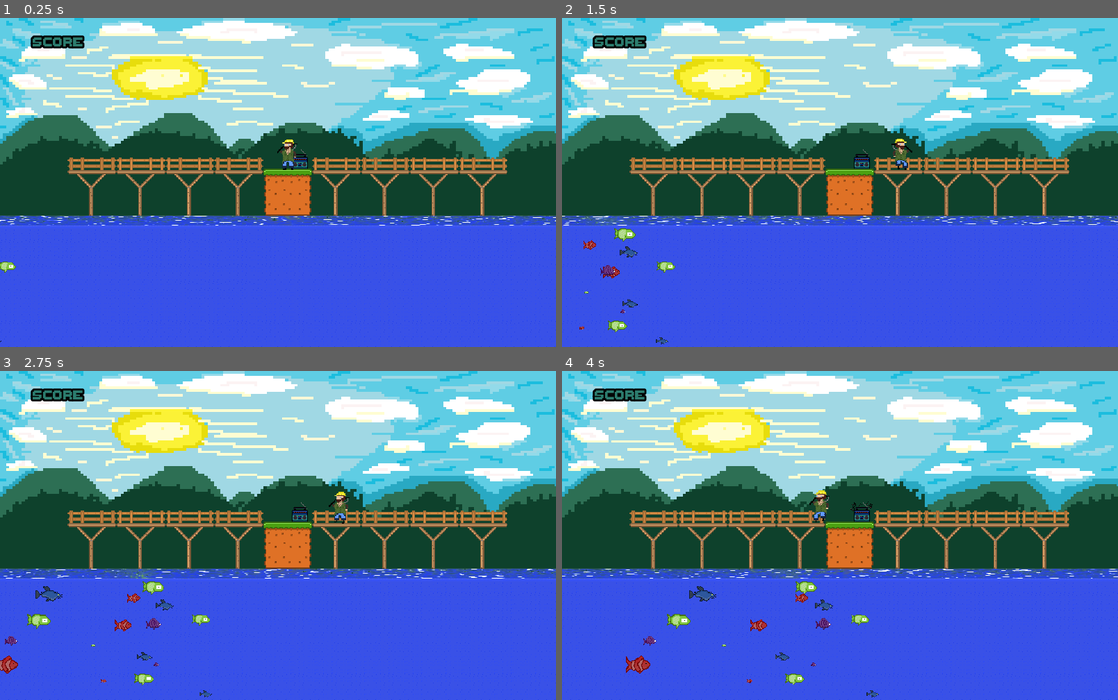
Above: before the commit, frames 1-4 (two rows, left to right).
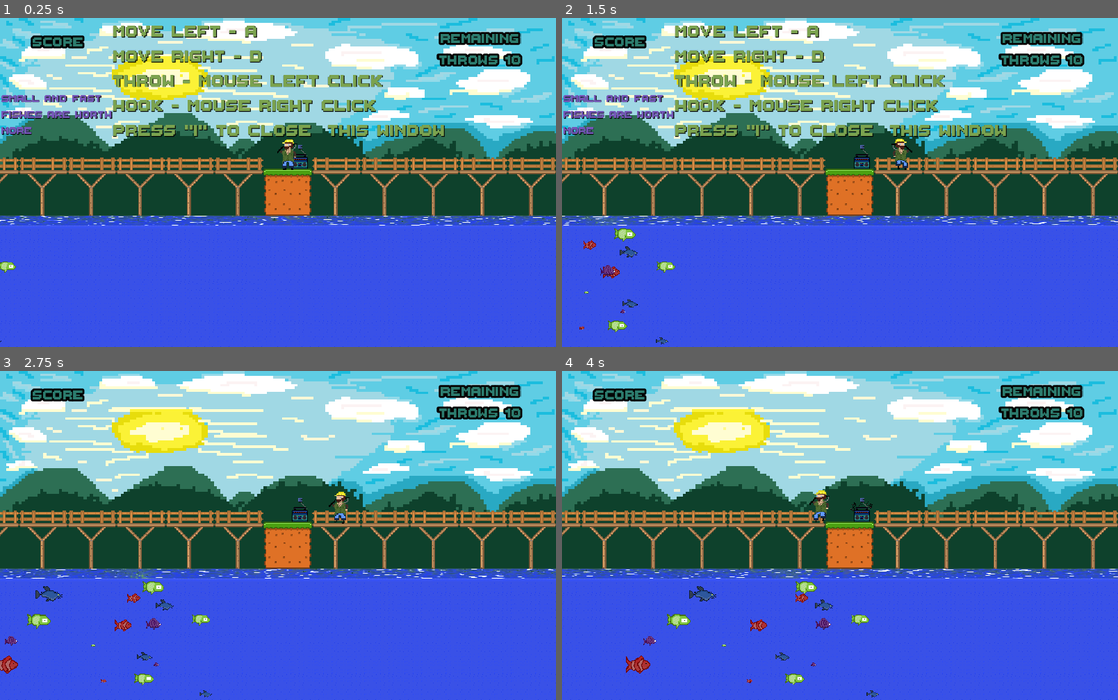
Above: after the commit, the same moments.

Repository: zys37/PixelGameJamAqua
Game: Godot game, scene res://background.tscn
Same seed, same stepped clock (60 frames per second), same inputs: the game is played once before the commit and once after it.
Inputs (mouse positions are in pixels of both pictures, inside the frame that each line leads up to):
- Up to frame 1 (0.25 s): no input
- Up to frame 2 (1.5 s): tap P at 0.5, 1.25 s; move the mouse to (812, 248) at 0.52 s; hold D (move_right) from 0.53 s (still down); right-click (812, 248) at 0.6 s; tap Enter (ui_accept) at 0.77 s; click (812, 248) at 0.8 s; move the mouse to (1006, 231) at 1.27 s; click (1006, 231) at 1.35 s
- Up to frame 3 (2.75 s): tap Enter (ui_accept) at 1.52 s; tap I (info, bound only after the commit) at 1.55, 2.1 s; move the mouse to (111, 486) at 2.02 s; release D (move_right) at 2.03 s; hold A (move_left) from 2.03 s (still down); right-click (111, 486) at 2.3 s
- Up to frame 4 (4 s): keep holding A (move_left); move the mouse to (867, 535) at 2.77 s; right-click (867, 535) at 2.85 s; tap Enter (ui_accept) at 3.02, 3.77 s; click (867, 535) at 3.05 s; move the mouse to (756, 453) at 3.52 s; hold E (interact) from 3.53 s (still down); tap I (info, bound only after the commit) at 3.8 s

The runs differ from the first frame. In frame 1, 8.0% of the frame differs, in the area x 0-100%, y 2-61%; in frame 2, 8.0%; in frame 3, 2.2%; in frame 4, 2.2%.

Commit message:
Time's Over
The game jam has come to an end

Diff:
--- /dev/null
+++ b/ENDING.gd
@@ -0,0 +1,13 @@
+extends Control
+@onready var text = $text
+# Called when the node enters the scene tree for the first time.
+func _ready():
+	text.text = "CONGRATULATIONS! YOU'VE EARNED TOTAL OF " + str(global.score) + " POINTS"
+
+
+func _on_restart_pressed():
+	get_tree().change_scene_to_file("res://background.tscn")
+
+
+func _on_quit_pressed():
+	get_tree().quit()
--- a/GameManager.gd
+++ b/GameManager.gd
@@ -1,8 +1,17 @@
 extends Node2D
-var score = 0
+var throws_remaining = 12
 @onready var fish = $Fish
 @onready var score_label = $Label
+@onready var throws = $"throws remaining"
+@onready var info = $"game info"
 func add_points(price):
-	score+=int(price)
+	global.score+=int(price)
 	score_label.text = "SCORE "  \
-	+ str(score)
+	+ str(global.score)
+func delete_throws():
+	throws_remaining-=1
+	throws.text = "REMAINING THROWS "  \
+	+ str(throws_remaining-1)
+func _process(delta):
+	if throws_remaining==0:
+		get_tree().change_scene_to_file("res://ending_screen.tscn")
--- a/Player.gd
+++ b/Player.gd
@@ -9,6 +9,7 @@
 var gravity = ProjectSettings.get_setting("physics/2d/default_gravity")
 @onready var animation_tree: AnimationTree = $AnimationTree
 var direction = Vector2.ZERO
+@onready var game_manager = %GameManager
 #hook properties
 var hook_initial_pos = Vector2.ZERO
 var hook_throw_distance = 100
@@ -21,8 +22,11 @@
 	animation_tree.active = true
 	hook_initial_pos=$hooktexture.position.y
 	target_pos.y+=185
+	game_manager.delete_throws()
 func _process(delta):
 	update_animation()
+	if Input.is_action_just_pressed("info"):
+		game_manager.info.visible = false
 func _physics_process(delta):
 	#hook
 	# Check if the hook reached the bottom
@@ -75,6 +79,7 @@
 		animation_tree["parameters/conditions/hook"] = false
 		animation_tree["parameters/conditions/throw"] = true
 		$Timer.start()
+		game_manager.delete_throws()
 	if(Input.is_action_just_pressed("hook")):
 		$HookInvisible.start()
 		animation_tree["parameters/conditions/throw"] = false
--- a/background.tscn
+++ b/background.tscn
@@ -14,6 +14,7 @@
 [ext_resource type="PackedScene" uid="uid://5qly8gswfrs6" path="res://fish_purple.tscn" id="9_ywhtw"]
 [ext_resource type="PackedScene" uid="uid://bfjrl1uwodo42" path="res://fish_red.tscn" id="10_nmuhu"]
 [ext_resource type="PackedScene" uid="uid://c106nkijxyvu1" path="res://radio.tscn" id="10_yjmm7"]
+[ext_resource type="AudioStream" uid="uid://dca05ndl5llyx" path="res://music/woda.mp3" id="11_cf1gv"]
 
 [sub_resource type="TileSetAtlasSource" id="TileSetAtlasSource_18rs0"]
 texture = ExtResource("2_3xmho")
@@ -173,6 +174,12 @@
 [sub_resource type="TileSet" id="TileSet_4x7k8"]
 sources/1 = SubResource("TileSetAtlasSource_u7xxh")
 
+[sub_resource type="LabelSettings" id="LabelSettings_mbxl6"]
+font_size = 40
+font_color = Color(0.172549, 0.486275, 0.431373, 1)
+outline_size = 15
+outline_color = Color(0.0196078, 0.00784314, 0, 1)
+
 [sub_resource type="LabelSettings" id="LabelSettings_eaq7b"]
 font_size = 40
 font_color = Color(0.172549, 0.486275, 0.431373, 1)
@@ -227,7 +234,7 @@
 scale = Vector2(2, 2)
 tile_set = SubResource("TileSet_e2m3e")
 format = 2
-layer_0/tile_data = PackedInt32Array(1966115, 327680, 8, 196 …(1395 unchanged characters)… , 1769496, 589824, 5, 1835032, 589824, 6)
+layer_0/tile_data = PackedInt32Array(1966115, 327680, 8, 196 …(1395 unchanged characters)… , 1769496, 589824, 5, 1835032, 589824, 6, 1769491, 458752, 5, 1835027, 458752, 6, 1769492, 524288, 5, 1835028, 524288, 6, 1900564, 524288, 7, 1966100, 524288, 8, 1769493, 589824, 5, 1835029, 589824, 6, 1769488, 524288, 8, 1835024, 458752, 6, 1769489, 524288, 5, 1835025, 524288, 6, 1900561, 524288, 7, 1966097, 524288, 8, 1769490, 589824, 5, 1835026, 589824, 6, 1769521, 458752, 5, 1835057, 458752, 6, 1769522, 524288, 5, 1835058, 524288, 6, 1900594, 524288, 7, 1966130, 524288, 8, 1769523, 589824, 5, 1835059, 589824, 6, 1769524, 524288, 8, 1835060, 458752, 6, 1769525, 524288, 5, 1835061, 524288, 6, 1900597, 524288, 7, 1966133, 524288, 8, 1769526, 589824, 5, 1835062, 589824, 6, 1703988, 524288, 8, 1638452, 524288, 8, 1572916, 524288, 8, 1703953, 524288, 8, 1638417, 524288, 8, 1572881, 524288, 8)
 
 [node name="TileMapWater" type="TileMap" parent="."]
 position = Vector2(-1, -75)
@@ -239,6 +246,46 @@
 unique_name_in_owner = true
 script = ExtResource("1_x1og8")
 
+[node name="game info" type="Label" parent="GameManager"]
+offset_left = 222.0
+offset_top = 4.0
+offset_right = 877.0
+offset_bottom = 251.0
+theme_override_colors/font_color = Color(0.482353, 0.639216, 0.309804, 1)
+theme_override_colors/font_shadow_color = Color(0, 0, 0, 1)
+theme_override_fonts/font = ExtResource("3_316qi")
+theme_override_font_sizes/font_size = 50
+text = "MOVE LEFT - A
+MOVE RIGHT - D
+THROW - mouse left click
+HOOK - mouse right click
+PRESS \"I\" TO CLOSE  THIS WINDOW"
+
+[node name="SCORE INFO" type="Label" parent="GameManager/game info"]
+layout_mode = 0
+offset_left = -219.0
+offset_top = 141.0
+offset_right = -2.0
+offset_bottom = 231.0
+theme_override_colors/font_color = Color(0.458824, 0.341176, 0.72549, 1)
+theme_override_colors/font_shadow_color = Color(0, 0, 0, 1)
+theme_override_colors/font_outline_color = Color(0, 0, 0, 1)
+theme_override_fonts/font = ExtResource("3_316qi")
+theme_override_font_sizes/font_size = 30
+text = "SMALL AND FAST
+FISHES ARE WORTH
+MORE"
+
+[node name="throws remaining" type="Label" parent="GameManager"]
+offset_left = 800.0
+offset_top = 22.0
+offset_right = 1087.0
+offset_bottom = 92.0
+theme_override_fonts/font = ExtResource("3_316qi")
+label_settings = SubResource("LabelSettings_mbxl6")
+horizontal_alignment = 1
+autowrap_mode = 2
+
 [node name="Label" type="Label" parent="GameManager"]
 offset_left = 37.0
 offset_top = 28.0
@@ -302,6 +349,24 @@
 [node name="Radio" parent="GameManager" instance=ExtResource("10_yjmm7")]
 position = Vector2(589, 277)
 
+[node name="AudioStreamPlayer2D" type="AudioStreamPlayer2D" parent="GameManager"]
+stream = ExtResource("11_cf1gv")
+volume_db = -16.865
+autoplay = true
+
+[node name="Music INFO" type="Label" parent="GameManager"]
+offset_left = 570.0
+offset_top = 241.0
+offset_right = 610.0
+offset_bottom = 267.0
+theme_override_colors/font_color = Color(0.329412, 0.419608, 0.713726, 1)
+theme_override_colors/font_shadow_color = Color(0, 0, 0, 1)
+theme_override_colors/font_outline_color = Color(0, 0, 0.741176, 1)
+theme_override_fonts/font = ExtResource("3_316qi")
+text = "E"
+horizontal_alignment = 1
+vertical_alignment = 1
+
 [node name="Woda2" type="Sprite2D" parent="."]
 material = SubResource("ShaderMaterial_2xj1d")
 position = Vector2(548.25, 399.5)
--- /dev/null
+++ b/ending_screen.tscn
@@ -0,0 +1,59 @@
+[gd_scene load_steps=5 format=3 uid="uid://cme8i68cvutfg"]
+
+[ext_resource type="Script" path="res://ENDING.gd" id="1_kg85g"]
+[ext_resource type="Texture2D" uid="uid://de3r5p3rlfjil" path="res://graphics/woda2.png" id="3_fbwkr"]
+[ext_resource type="FontFile" uid="uid://dmifqapt5fu2i" path="res://font/ThaleahFat.ttf" id="4_evkgs"]
+
+[sub_resource type="Theme" id="Theme_r8lwr"]
+
+[node name="Control" type="Control"]
+layout_mode = 3
+anchors_preset = 15
+anchor_right = 1.0
+anchor_bottom = 1.0
+offset_top = 1.0
+offset_bottom = 1.0
+grow_horizontal = 2
+grow_vertical = 2
+theme = SubResource("Theme_r8lwr")
+script = ExtResource("1_kg85g")
+
+[node name="Woda3" type="Sprite2D" parent="."]
+position = Vector2(547, 340)
+scale = Vector2(74.9375, 43.9375)
+texture = ExtResource("3_fbwkr")
+
+[node name="Restart" type="Button" parent="."]
+layout_mode = 0
+offset_left = 245.0
+offset_top = 285.0
+offset_right = 861.0
+offset_bottom = 417.0
+theme_override_fonts/font = ExtResource("4_evkgs")
+theme_override_font_sizes/font_size = 80
+text = "restart"
+
+[node name="Quit" type="Button" parent="."]
+layout_mode = 0
+offset_left = 246.0
+offset_top = 445.0
+offset_right = 860.0
+offset_bottom = 583.0
+theme_override_fonts/font = ExtResource("4_evkgs")
+theme_override_font_sizes/font_size = 80
+text = "quit"
+
+[node name="text" type="Label" parent="."]
+layout_mode = 0
+offset_left = 194.0
+offset_top = 21.0
+offset_right = 908.0
+offset_bottom = 272.0
+theme_override_fonts/font = ExtResource("4_evkgs")
+theme_override_font_sizes/font_size = 80
+horizontal_alignment = 1
+vertical_alignment = 1
+autowrap_mode = 2
+
+[connection signal="pressed" from="Restart" to="." method="_on_restart_pressed"]
+[connection signal="pressed" from="Quit" to="." method="_on_quit_pressed"]
--- /dev/null
+++ b/global.gd
@@ -0,0 +1,3 @@
+extends Node
+
+var score = 0
--- a/project.godot
+++ b/project.godot
@@ -14,6 +14,10 @@
 run/main_scene="res://background.tscn"
 config/features=PackedStringArray("4.2", "Forward Plus")
 config/icon="res://icon.svg"
+
+[autoload]
+
+global="*res://global.gd"
 
 [display]
 
@@ -53,6 +57,11 @@
 "events": [Object(InputEventKey,"resource_local_to_scene":false,"resource_name":"","device":-1,"window_id":0,"alt_pressed":false,"shift_pressed":false,"ctrl_pressed":false,"meta_pressed":false,"pressed":false,"keycode":0,"physical_keycode":69,"key_label":0,"unicode":101,"echo":false,"script":null)
 ]
 }
+info={
+"deadzone": 0.5,
+"events": [Object(InputEventKey,"resource_local_to_scene":false,"resource_name":"","device":-1,"window_id":0,"alt_pressed":false,"shift_pressed":false,"ctrl_pressed":false,"meta_pressed":false,"pressed":false,"keycode":0,"physical_keycode":73,"key_label":0,"unicode":105,"echo":false,"script":null)
+]
+}
 
 [rendering]
 
Not shown: 4 places in background.tscn that only renumber resources
Binary file added: graphics/rybaf - Copy.png
Not shown, added: graphics/rybaf - Copy.png.import
Binary file added: graphics/rybaikona.ico
Not shown, added: music/woda.mp3.import
Binary file added: rybaikona.ico
